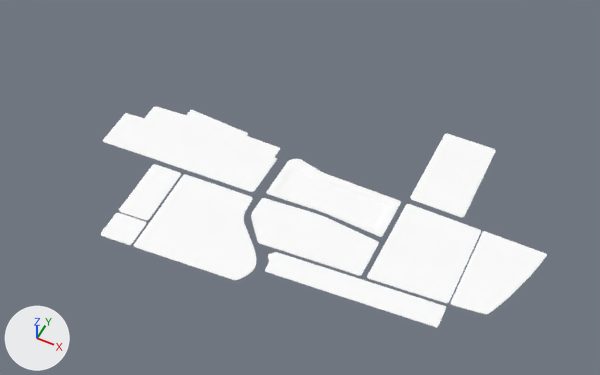
The glTF model public/v3/models/ground.glb: old version first, new version second.
The view is the same before and after, from a 50 mm lens placed at (182.0, -500.0, 586.0), pointed at (-61.0, -12.0, -24.0). Lighting does not change. The marker at lower left points along +X, +Y and +Z. Vertices at the same position are counted once.

The scene before the commit, as lines of its bpy script (objects in view):
```python
me_mesh_011 = bpy.data.meshes.new('Mesh.011')
me_mesh_011.from_pydata(...)  # 1687 vertices, 3229 faces; spans x -218.0..218.0, y -105.0..157.0, z -1.0..0.0
me_mesh_011.materials.append(mat_ground)  # white #ffffff
ob_ground_merge = bpy.data.objects.new('ground-merge', me_mesh_011)
ob_ground_merge.location = (-39.9, -57.5, -0.2)
```
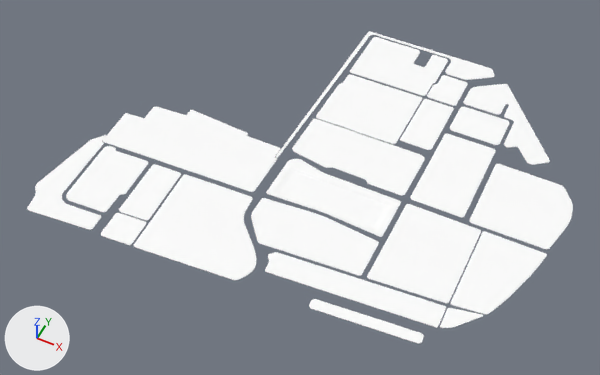
Where the newer file only moved an object's origin or applied its transform, the numbers keep the older frame.

Location of each change, (x1, y1, x2, y2) in pixels of the pictures (600 x 375 px):
'ground-merge', reshaped (22% wider, 41% taller)
    before: (101, 107, 547, 328)
    after: (27, 32, 573, 344)
part 1 of me_mesh_011, added
    after: (276, 32, 573, 250)
part 2 of me_mesh_011, added
    after: (27, 135, 148, 230)
part 3 of me_mesh_011, added
    after: (309, 299, 483, 344)

The edits, one by one:
me_mesh_011 is used by ob_ground_merge; location (-39.9, -57.5, -0.2).
me_mesh_011 had 1687 vertices, 3229 faces and spanned x -218.0..218.0, y -105.0..157.0, z -1.0..0.0.
me_mesh_011 now has 4153 vertices, 8109 faces and spans x -237.0..226.0, y -111.0..274.0, z -1.0..0.0.
me_mesh_011 part 1: 1790 vertices added at x -52.0..226.0, y 51.0..274.0, z 0.0.
me_mesh_011 part 2: 468 vertices added at x -237.0..-155.0, y -111.0..2.0, z 0.0.
me_mesh_011 part 3: 208 vertices added at x 53.0..188.0, y -91.0..-33.0, z 0.0.
